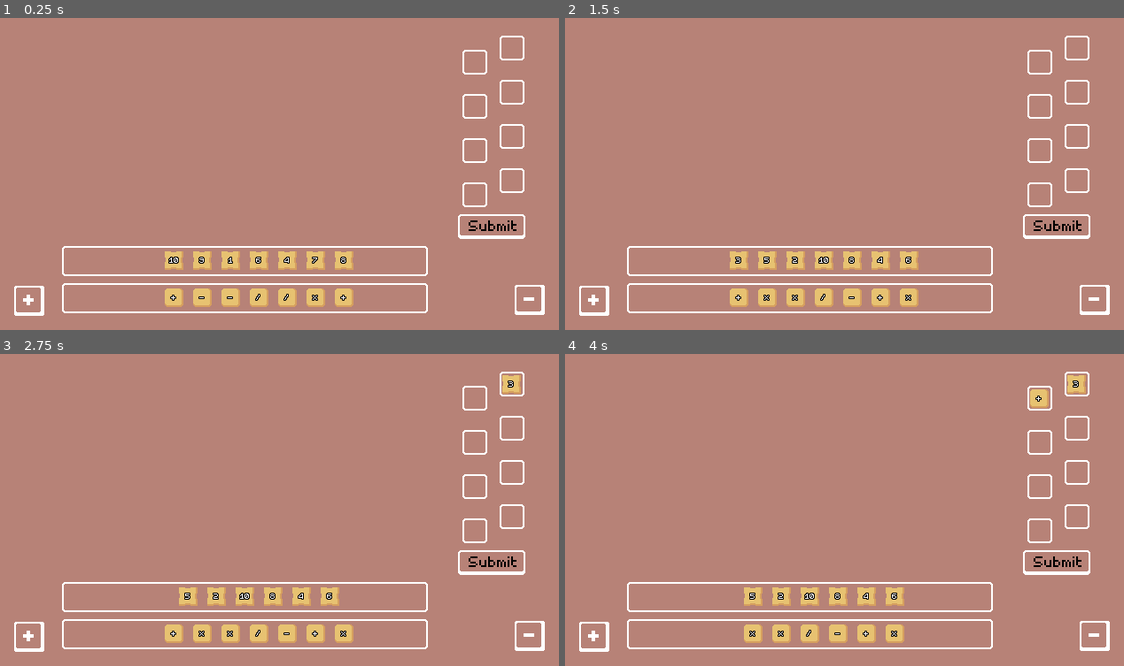
Above: before the commit, frames 1-4 (two rows, left to right).
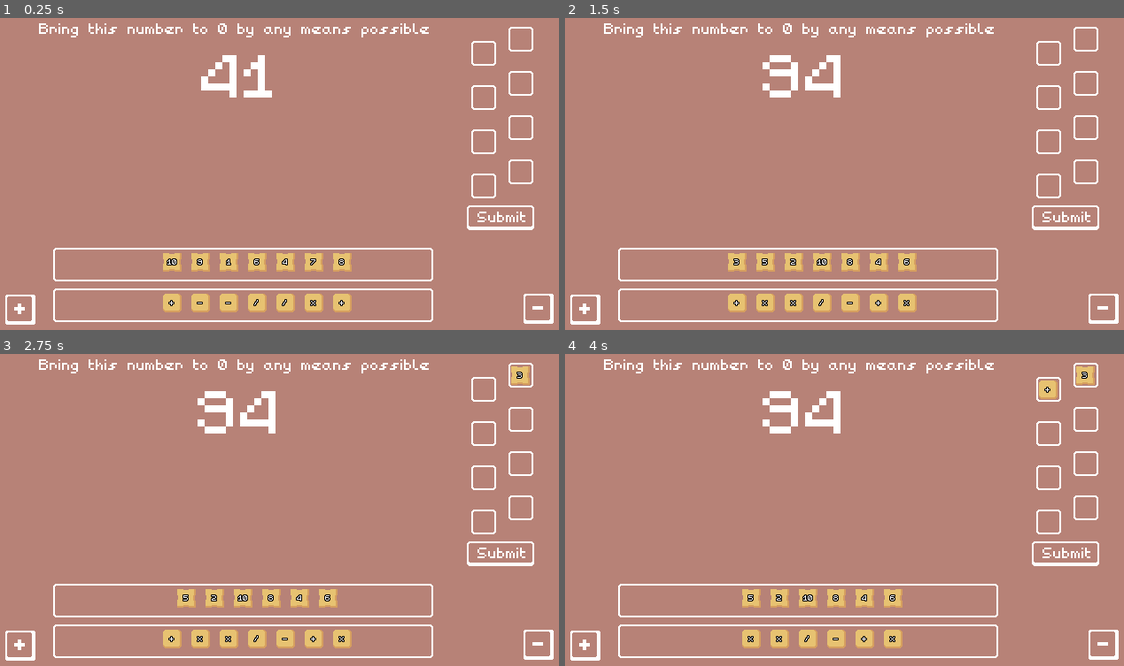
Above: after the commit, the same moments.

Repository: Hugo-Carbiener/GMTK-2026
Game: Godot game, scene res://assets/scenes/level.tscn
Same seed, same stepped clock (60 frames per second), same inputs: the game is played once before the commit and once after it.
Inputs (mouse positions are in pixels of both pictures, inside the frame that each line leads up to; where the layout moved, square brackets give the same spot in the first picture):
- Up to frame 1 (0.25 s): no input
- Up to frame 2 (1.5 s): click (1068, 217) [1056, 227] at 0.5 s; click (581, 308) [592, 298] at 1.25 s
- Up to frame 3 (2.75 s): click (162, 597) at 2.02 s
- Up to frame 4 (4 s): click (727, 634) at 2.77 s; click (1101, 644) [1096, 634] at 3.5 s

The runs differ from the first frame. In frame 1, 9.3% of the frame differs, in the area x 0-100%, y 1-99%; in frame 2, 9.5%; in frame 3, 9.6%; in frame 4, 9.7%.

Commit message:
Add countdown

Diff:
--- a/gmtk-2026/assets/fonts/default-font.tres
+++ b/gmtk-2026/assets/fonts/default-font.tres
@@ -4,4 +4,3 @@
 
 [resource]
 font = ExtResource("1_fu26a")
-font_color = Color(0, 0, 0, 1)
--- a/gmtk-2026/assets/scenes/level.tscn
+++ b/gmtk-2026/assets/scenes/level.tscn
@@ -9,14 +9,21 @@
 [ext_resource type="Resource" uid="uid://dpyblim6uor2s" path="res://assets/resources/tile-models/operator-tile-models/MinusTile.tres" id="5_67jys"]
 [ext_resource type="Resource" uid="uid://c23g4m542nqvk" path="res://assets/resources/tile-models/operator-tile-models/MultTile.tres" id="6_2b6ly"]
 [ext_resource type="Resource" uid="uid://cpnvtb6fqg1q8" path="res://assets/resources/tile-models/operator-tile-models/PlusTile.tres" id="7_2rwxs"]
-[ext_resource type="Script" uid="uid://6omgg0p6dr4m" path="res://assets/scripts/tiles/Executor.gd" id="8_71pkm"]
+[ext_resource type="Script" uid="uid://6omgg0p6dr4m" path="res://assets/scripts/countdown/Executor.gd" id="8_71pkm"]
+[ext_resource type="LabelSettings" uid="uid://lkuv7qo5ybos" path="res://assets/fonts/default-font.tres" id="8_53275"]
 [ext_resource type="Texture2D" uid="uid://dsmtvac3yg6v2" path="res://assets/sprites/UI_draw-pile-icon.png" id="9_67jys"]
+[ext_resource type="FontFile" uid="uid://dvrlh4qp1i8hx" path="res://assets/fonts/Dedicool.ttf" id="9_rhoc4"]
 [ext_resource type="Texture2D" uid="uid://dil0gufilg5hs" path="res://assets/sprites/UI_draw-pile-icon-pressed.png" id="10_2b6ly"]
 [ext_resource type="Script" uid="uid://daf5e7smsr452" path="res://assets/scripts/HandManager.gd" id="10_nwww1"]
+[ext_resource type="Script" uid="uid://qslm53ygf6ly" path="res://assets/scripts/countdown/Countdown.gd" id="10_rhoc4"]
 [ext_resource type="Script" uid="uid://bmagvmlookhwy" path="res://assets/scripts/piles/DrawPile.gd" id="11_2rwxs"]
 [ext_resource type="Texture2D" uid="uid://cnlyi5wse4n1l" path="res://assets/sprites/UI_discard-pile-icon.png" id="14_2rwxs"]
 [ext_resource type="Texture2D" uid="uid://4d52w72s1skf" path="res://assets/sprites/UI_discard-pile-icon-pressed.png" id="15_t33da"]
 [ext_resource type="Script" uid="uid://by320l0l85otw" path="res://assets/scripts/piles/DiscardPile.gd" id="16_t33da"]
+
+[sub_resource type="LabelSettings" id="LabelSettings_gldp8"]
+font = ExtResource("9_rhoc4")
+font_size = 64
 
 [node name="Level" type="Node2D"]
 script = ExtResource("1_ye1mc")
@@ -24,6 +31,8 @@
 [node name="Tile factory" type="Node2D" parent="."]
 script = ExtResource("2_xitjf")
 operator_tile_models = Array[ExtResource("3_nwww1")]([ExtResource("4_7e3sx"), ExtResource("5_67jys"), ExtResource("6_2b6ly"), ExtResource("7_2rwxs")])
+
+[node name="Count down" type="Node2D" parent="."]
 
 [node name="CanvasLayer" type="CanvasLayer" parent="."]
 follow_viewport_enabled = true
@@ -43,32 +52,61 @@
 anchor_bottom = 1.0
 grow_horizontal = 2
 grow_vertical = 2
-theme_override_constants/margin_left = 20
-theme_override_constants/margin_top = 20
-theme_override_constants/margin_right = 20
-theme_override_constants/margin_bottom = 20
+theme_override_constants/margin_left = 10
+theme_override_constants/margin_top = 10
+theme_override_constants/margin_right = 10
+theme_override_constants/margin_bottom = 10
 
 [node name="VBoxContainer" type="VBoxContainer" parent="CanvasLayer/Global margin"]
 layout_mode = 2
 
 [node name="Main container" type="MarginContainer" parent="CanvasLayer/Global margin/VBoxContainer"]
 layout_mode = 2
-size_flags_horizontal = 8
 size_flags_vertical = 3
 theme_override_constants/margin_right = 20
 
-[node name="VBoxContainer" type="VBoxContainer" parent="CanvasLayer/Global margin/VBoxContainer/Main container"]
+[node name="HboxContainer" type="HBoxContainer" parent="CanvasLayer/Global margin/VBoxContainer/Main container"]
+layout_mode = 2
+alignment = 2
+
+[node name="Countdown margin" type="MarginContainer" parent="CanvasLayer/Global margin/VBoxContainer/Main container/HboxContainer"]
+layout_mode = 2
+size_flags_horizontal = 3
+
+[node name="VBoxContainer" type="VBoxContainer" parent="CanvasLayer/Global margin/VBoxContainer/Main container/HboxContainer/Countdown margin"]
 layout_mode = 2
 
-[node name="Tile columns margin" type="MarginContainer" parent="CanvasLayer/Global margin/VBoxContainer/Main container/VBoxContainer"]
+[node name="Label" type="Label" parent="CanvasLayer/Global margin/VBoxContainer/Main container/HboxContainer/Countdown margin/VBoxContainer"]
+layout_mode = 2
+text = "Bring this number to 0 by any means possible"
+label_settings = ExtResource("8_53275")
+horizontal_alignment = 1
+vertical_alignment = 1
+
+[node name="Countdown margin" type="MarginContainer" parent="CanvasLayer/Global margin/VBoxContainer/Main container/HboxContainer/Countdown margin/VBoxContainer"]
+layout_mode = 2
+theme_override_constants/margin_top = 16
+
+[node name="Countdown" type="Label" parent="CanvasLayer/Global margin/VBoxContainer/Main container/HboxContainer/Countdown margin/VBoxContainer/Countdown margin"]
+layout_mode = 2
+text = "100"
+label_settings = SubResource("LabelSettings_gldp8")
+horizontal_alignment = 1
+vertical_alignment = 1
+script = ExtResource("10_rhoc4")
+
+[node name="Right area" type="VBoxContainer" parent="CanvasLayer/Global margin/VBoxContainer/Main container/HboxContainer"]
 layout_mode = 2
 
-[node name="VBoxContainer" type="VBoxContainer" parent="CanvasLayer/Global margin/VBoxContainer/Main container/VBoxContainer/Tile columns margin"]
+[node name="Tile columns margin" type="MarginContainer" parent="CanvasLayer/Global margin/VBoxContainer/Main container/HboxContainer/Right area"]
+layout_mode = 2
+
+[node name="VBoxContainer" type="VBoxContainer" parent="CanvasLayer/Global margin/VBoxContainer/Main container/HboxContainer/Right area/Tile columns margin"]
 layout_mode = 2
 theme_override_constants/separation = 0
 script = ExtResource("8_71pkm")
 
-[node name="Submit button container" parent="CanvasLayer/Global margin/VBoxContainer/Main container/VBoxContainer" instance=ExtResource("2_dyaho")]
+[node name="Submit button container" parent="CanvasLayer/Global margin/VBoxContainer/Main container/HboxContainer/Right area" instance=ExtResource("2_dyaho")]
 layout_mode = 2
 signal_on_button_pressed = "play_phase_submitted"
 
@@ -154,4 +192,4 @@
 texture_pressed = ExtResource("15_t33da")
 script = ExtResource("16_t33da")
 
-[editable path="CanvasLayer/Global margin/VBoxContainer/Main container/VBoxContainer/Submit button container"]
+[editable path="CanvasLayer/Global margin/VBoxContainer/Main container/HboxContainer/Right area/Submit button container"]
--- a/gmtk-2026/assets/scripts/GameLoop.gd
+++ b/gmtk-2026/assets/scripts/GameLoop.gd
@@ -22,6 +22,7 @@
 func start_level():
 	current_phase = Phases.PLAY_PHASE;
 	Executor.instance.init();
+	Countdown.instance.init();
 	TileFactory.instance.init();
 	DrawPile.instance.init();
 	start_phase(current_phase);
@@ -39,6 +40,7 @@
 
 static func execution_phase():
 	print("EXECUTION PHASE STARTED");
+	await Executor.instance.execute();
 	start_phase(get_next_phase());
 
 static func end_turn():
--- a/gmtk-2026/assets/scripts/HandManager.gd
+++ b/gmtk-2026/assets/scripts/HandManager.gd
@@ -14,6 +14,8 @@
 	init_signals();
 
 func init_signals():
+	SignalBus.operator_tile_selected.connect(on_operator_tile_selected);
+	SignalBus.number_tile_selected.connect(on_number_tile_selected);
 	SignalBus.operator_tile_unselected.connect(on_operator_tile_unselected);
 	SignalBus.number_tile_unselected.connect(on_number_tile_unselected);
 
@@ -39,8 +41,16 @@
 	for operator_tile in operator_tiles_container.get_children():
 		operator_tiles_container.remove_child(operator_tile);
 
-func on_number_tile_unselected(tile : NumberTile):
-	tile.reparent(number_tiles_container);
+func on_operator_tile_selected(tile : OperatorTile):
+	operator_tiles.erase(tile);
 
 func on_operator_tile_unselected(tile : OperatorTile):
+	operator_tiles.append(tile);
 	tile.reparent(operator_tiles_container);
+
+func on_number_tile_selected(tile : NumberTile):
+	number_tiles.erase(tile);
+
+func on_number_tile_unselected(tile : NumberTile):
+	number_tiles.append(tile);
+	tile.reparent(number_tiles_container);
--- a/gmtk-2026/assets/scripts/animation/AnimationUtils.gd
+++ b/gmtk-2026/assets/scripts/animation/AnimationUtils.gd
@@ -52,7 +52,7 @@
 	tween.tween_property(target, "scale", to, duration).from(from).set_trans(Tween.TRANS_SINE).set_ease(Tween.EASE_IN_OUT);
 	await tween.finished;
 
-func animate_integer(method : Callable, from : int, to : int, duration : float = Constants.default_transition_duration):
+func animate_integer(method : Callable, from : int, to : int, duration : float = Constants.DEFAULT_TRANSITION_DURATION):
 	var tween = get_tree().create_tween();
 	tween.tween_method(
 		method, # The update function
--- /dev/null
+++ b/gmtk-2026/assets/scripts/countdown/Countdown.gd
@@ -0,0 +1,21 @@
+class_name Countdown extends Label
+
+static var instance : Countdown;
+
+var countdown : int = 0;
+
+func _ready() -> void:
+	if instance == null:
+		instance = self;
+
+func init():
+	var initial_countdown_value = randi() % (Constants.MAX_COUNTDOWN_VALUE - Constants.MIN_COUNTDOWN_VALUE) + Constants.MIN_COUNTDOWN_VALUE;
+	set_countdown_value(initial_countdown_value);
+
+func set_countdown_value(value : int):
+	AnimationUtils.animate_integer(
+		func(x): text = str(x),
+		countdown,
+		value
+	);
+	countdown = value;
--- a/gmtk-2026/assets/scripts/tiles/Executor.gd
+++ b/gmtk-2026/assets/scripts/countdown/Executor.gd
@@ -37,6 +37,7 @@
 			tile.on_unselection();
 			clear_empty_tile_couple();
 			return;
+
 	printerr("Tried to remove non existant selected operator tile.");
 
 func add_number_tile(tile : NumberTile):
@@ -55,6 +56,7 @@
 			tile.on_unselection();
 			clear_empty_tile_couple();
 			return;
+
 	printerr("Tried to remove non existant selected number tile.");
 
 # Goes through tile couples to find empty ones. If they are non empty couples in lower slots, non empty couples bubble to the top
@@ -75,3 +77,9 @@
 		var empty_tile_couple = tile_couples.pop_at(tile_couple_index);
 		tile_couples.append(empty_tile_couple);
 		move_child(empty_tile_couple, get_child_count() - 1);
+
+func execute():
+	for tile_couple in tile_couples:
+		if tile_couple.is_empty(): return;
+
+		await tile_couple.execute();
--- a/gmtk-2026/assets/scripts/generals/Constants.gd
+++ b/gmtk-2026/assets/scripts/generals/Constants.gd
@@ -7,7 +7,13 @@
 
 var DEFAULT_TILE_COUPLE_SLOTS = 4;
 
+# COUNTDOWN
+
+var MIN_COUNTDOWN_VALUE = 50;
+var MAX_COUNTDOWN_VALUE = 100;
+
 # ANIMATION
 
 var SHORT_TRANSITION_DURATION = 0.05;
+var DEFAULT_TRANSITION_DURATION = 1.;
 var DEFAULT_GROW_FACTOR = 1.2;
--- a/gmtk-2026/assets/scripts/tiles/NumberTile.gd
+++ b/gmtk-2026/assets/scripts/tiles/NumberTile.gd
@@ -18,6 +18,10 @@
 	self.value = str(tile_number);
 	self.label.text = str(tile_number);
 
+func consume():
+	DiscardPile.instance.add_number_tile(self);
+	await on_consumption();
+
 func on_click():
 	if status == TileFactory.TileStatus.NOT_SELECTED:
 		SignalBus.number_tile_selected.emit(self);
--- a/gmtk-2026/assets/scripts/tiles/OperatorTile.gd
+++ b/gmtk-2026/assets/scripts/tiles/OperatorTile.gd
@@ -29,6 +29,10 @@
 			printerr("Invalid operator type on tile: " + str(operator_type));
 			return 0;
 
+func consume():
+	DiscardPile.instance.add_operator_tile(self);
+	await on_consumption();
+
 func on_click():
 	if status == TileFactory.TileStatus.NOT_SELECTED:
 		SignalBus.operator_tile_selected.emit(self);
--- a/gmtk-2026/assets/scripts/tiles/Tile.gd
+++ b/gmtk-2026/assets/scripts/tiles/Tile.gd
@@ -15,6 +15,7 @@
 	button.button_up.connect(on_click);
 
 @abstract func on_click();
+@abstract func consume();
 
 func on_mouse_enter():
 	var tween = get_tree().create_tween();
@@ -30,5 +31,9 @@
 func on_unselection():
 	status = TileFactory.TileStatus.NOT_SELECTED;
 
+func on_consumption():
+	status = TileFactory.TileStatus.NOT_SELECTED;
+	await AnimationUtils.animate_scale(self, scale, Vector2i.ZERO, Constants.DEFAULT_TRANSITION_DURATION);
+
 func on_selection_fail():
 	AnimationUtils.hshake(self, 50, Constants.SHORT_TRANSITION_DURATION);
--- a/gmtk-2026/assets/scripts/ui/TileCouple.gd
+++ b/gmtk-2026/assets/scripts/ui/TileCouple.gd
@@ -25,6 +25,18 @@
 func remove_number():
 	number = null;
 
+func execute():
+	await operator.consume();
+	await number.consume();
+	operator_slot_container.remove_child(operator);
+	number_slot_container.remove_child(number);
+	operator.scale = Vector2i.ONE;
+	number.scale = Vector2i.ONE;
+	var new_countdown_value = operator.execute(number, Countdown.instance.countdown);
+	Countdown.instance.set_countdown_value(new_countdown_value);
+	remove_operator();
+	remove_number();
+
 func has_operator() -> bool:
 	return operator != null;
 
Not shown: 1 places in gmtk-2026/assets/scenes/level.tscn that only renumber resources
Not shown, added: gmtk-2026/assets/scripts/countdown/Countdown.gd.uid
Renamed: gmtk-2026/assets/scripts/tiles/Executor.gd.uid -> gmtk-2026/assets/scripts/countdown/Executor.gd.uid
Binary file added: gmtk-2026/assets/sprites/jimothy.png
Not shown, added: gmtk-2026/assets/sprites/jimothy.png.import
